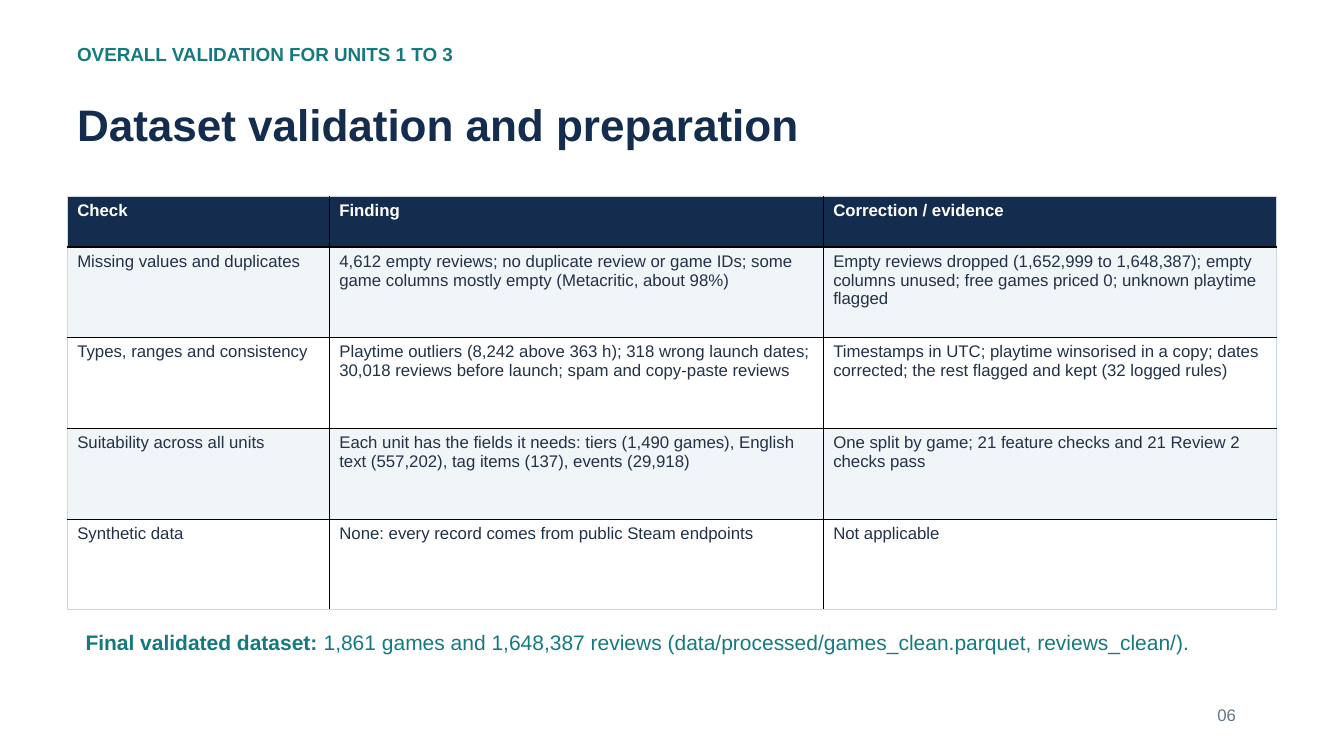
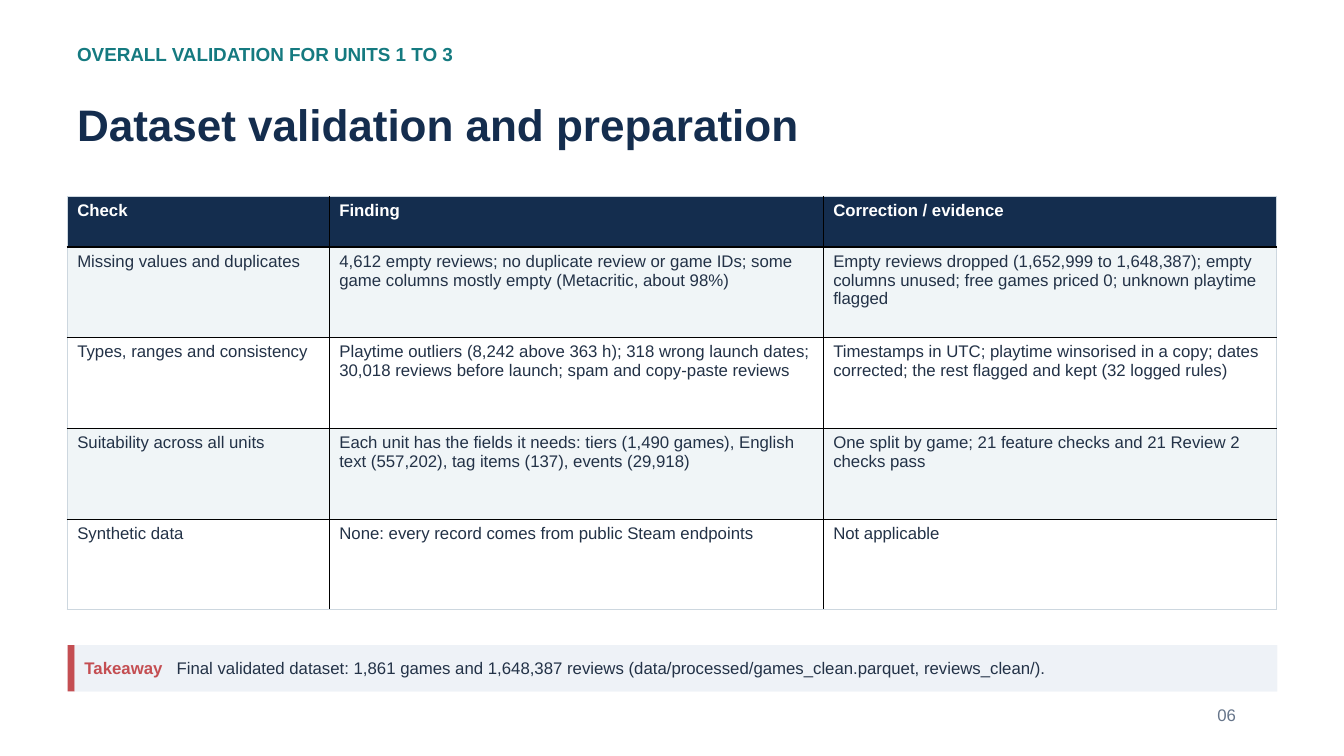
Before and after one commit to Shan713/IndieGuard, a slide deck: slide 6 of slides/review2.pptx. Drawn at 1344x756 pixels with LibreOffice and Linux fonts; fonts in the diff are those of the drawing. Boxes give left, top, right and bottom in pixels: in the first picture for what was removed or moved away, otherwise in the second. Text is boxed around its words. In the diff, an @@ line names an element or a change of style, - is before the commit and + after.

Commit message:
Review 2 slides: Review 1 style explanations and visuals (takeaway strips, method flow diagrams, confusion matrix, rule chart)

```diff
--- a/slides/review2.pptx
+++ b/slides/review2.pptx
@@ rectangle added at bbox=[68, 645, 1277, 692], fill #EEF2F7 @@
@@ rectangle added at bbox=[68, 645, 75, 692], fill #C44E52 @@
@@ rectangle "Takeaway Final validated dataset: 1,861 ...": place and size @@
-rectangle "Takeaway Final validated dataset: 1,861 ..." at bbox=[86, 634, 1189, 655]
+rectangle "Takeaway Final validated dataset: 1,861 ..." at bbox=[75, 645, 1277, 692]
@@ rectangle "Takeaway Final validated dataset: 1,861 ..." at bbox=[75, 645, 1277, 692]: vertical alignment top to middle; fill none to #EEF2F7 @@
@@ text in rectangle at bbox=[84, 662, 1045, 678]: text changed; size 15 to 12 pt; text colour #157A80 to #233247 @@
-Final validated dataset: 1,861 games and 1,648,387 reviews (data/processed/games_clean.parquet, reviews_clean/).
+Takeaway Final validated dataset: 1,861 games and 1,648,387 reviews (data/processed/games_clean.parquet, reviews_clean/).
```
Also in this commit, not shown: 11 other slides changed.
